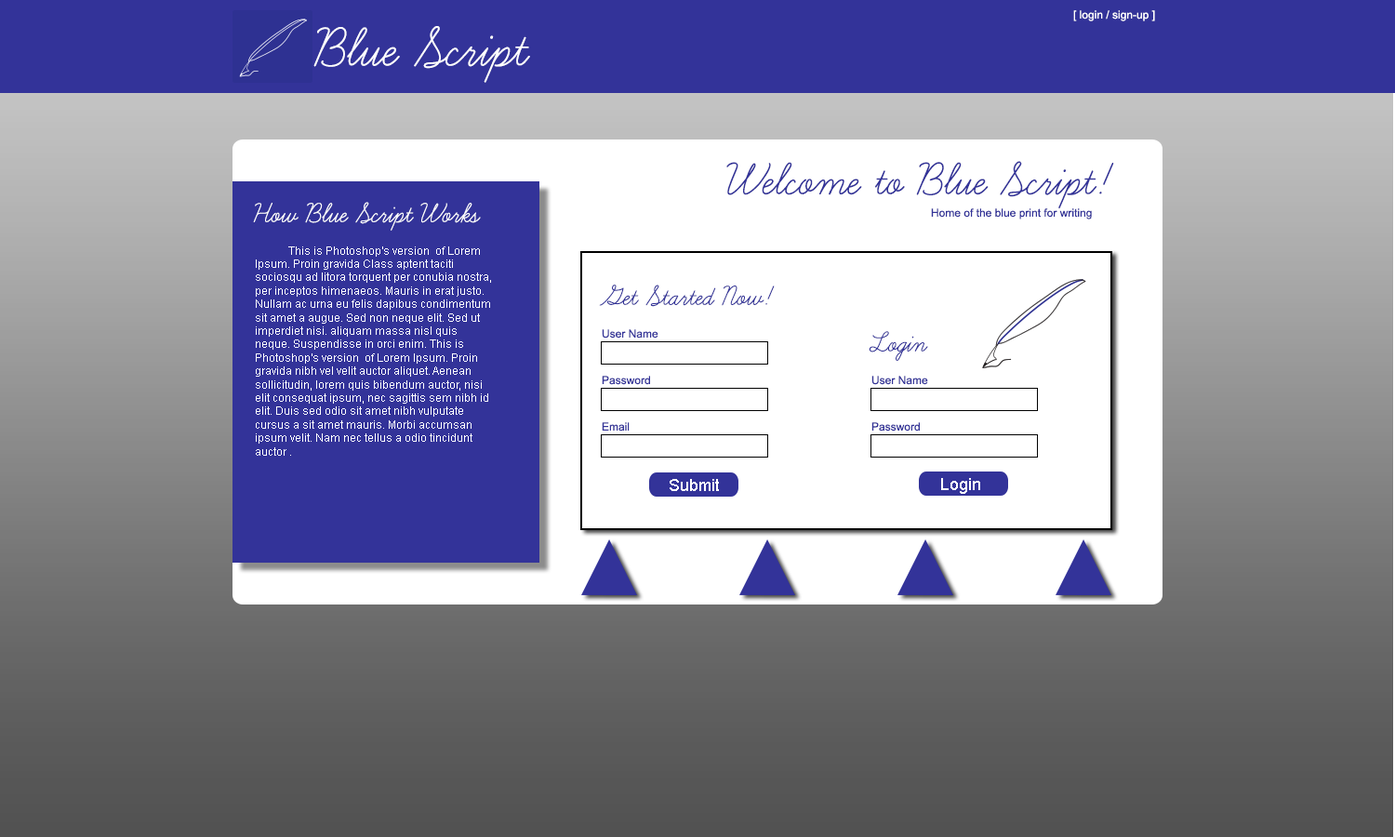
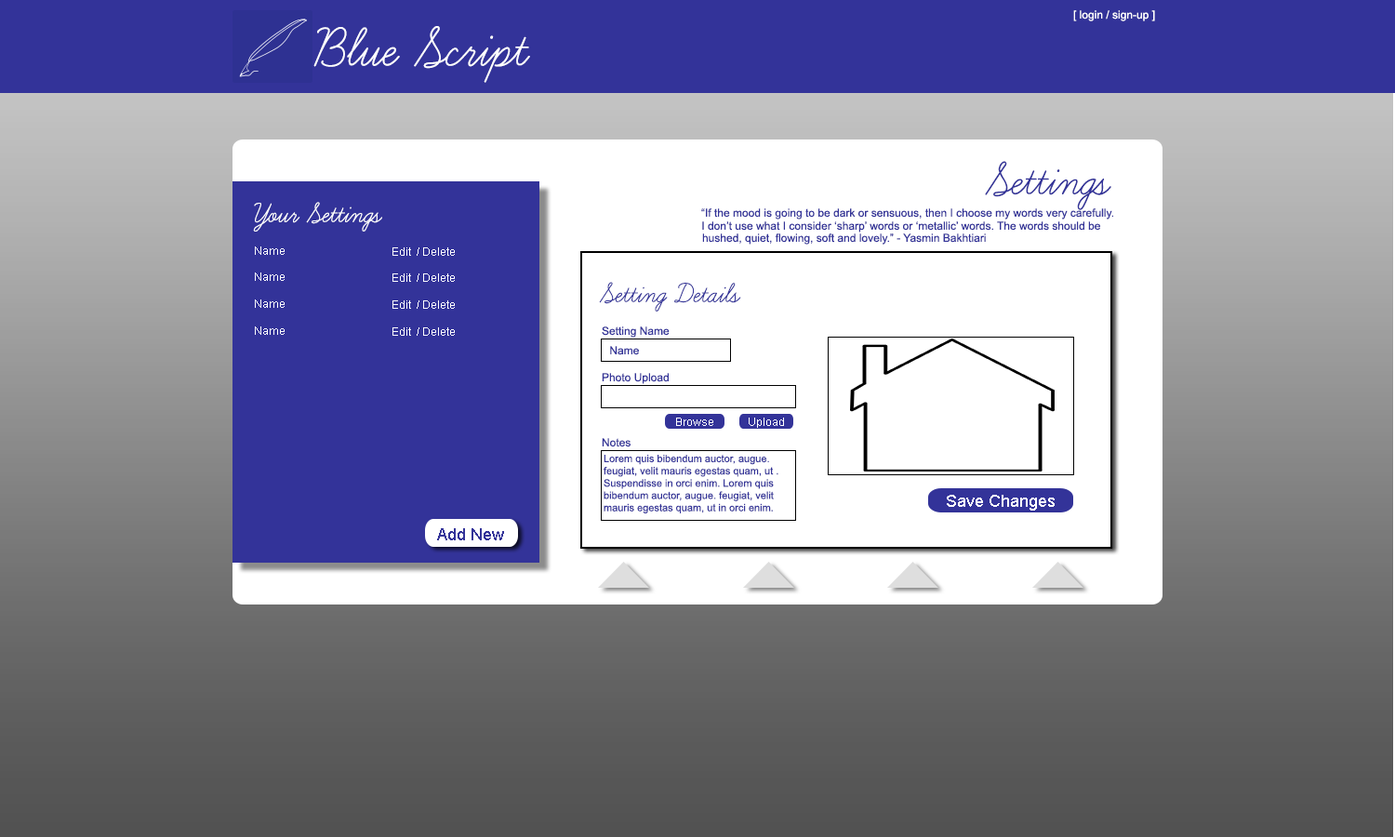
Comparing the layer stacks of the two 1395px x 837px images. Changes:
hid group "HomePage" (33 layers) over left=252, top=160, right=1115, bottom=499
added group "SettingsPage" with 37 layers above "BoxesTriangles" over left=252, top=160, right=1114, bottom=547
added group "Title" (3rd of 3, in "SettingsPage") with 4 layers in group "SettingsPage" over left=701, top=160, right=1114, bottom=245
added layer "Settings" (1st of 2, in "SettingsPage" › "Title") in group "Title" over left=984, top=160, right=1112, bottom=211
added group "SettingsBox" with 6 layers in group "SettingsPage" over left=252, top=201, right=519, bottom=547
added group "SettingDetails" with 24 layers in group "SettingsPage" over left=598, top=281, right=1076, bottom=521
added group "Photo" (2nd of 2, in "SettingsPage" › "SettingDetails") with 8 layers in group "SettingDetails" over left=600, top=372, right=797, bottom=431
added group "Notes" (3rd of 4, in "SettingsPage" › "SettingDetails") with 3 layers in group "SettingDetails" over left=600, top=438, right=797, bottom=521
added layer "Lorem quis bibendum auctor, augue. feugiat, velit mauris egesta" (2nd of 2, in "SettingsPage" › "SettingDetails" › "Notes") in group "Notes" over left=603, top=454, right=779, bottom=514
added layer "Rectangle 1" (13th of 13, in "SettingsPage" › "SettingDetails" › "Notes") in group "Notes" over left=600, top=450, right=797, bottom=521
added group "Settings" (2nd of 2, in "SettingsPage" › "SettingDetails") with 2 layers in group "SettingDetails" over left=827, top=336, right=1075, bottom=476
added layer "Border" (2nd of 2, in "SettingsPage" › "SettingDetails" › "Settings") in group "Settings" over left=827, top=336, right=1075, bottom=476
added layer "house" in group "Settings" over left=850, top=338, right=1055, bottom=472
"Triangles": opacity 100% → 65% over left=581, top=539, right=1112, bottom=596
painted on "border" over left=580, top=528, right=1113, bottom=549
…and 30 more changes (26 added, 4 painted)
